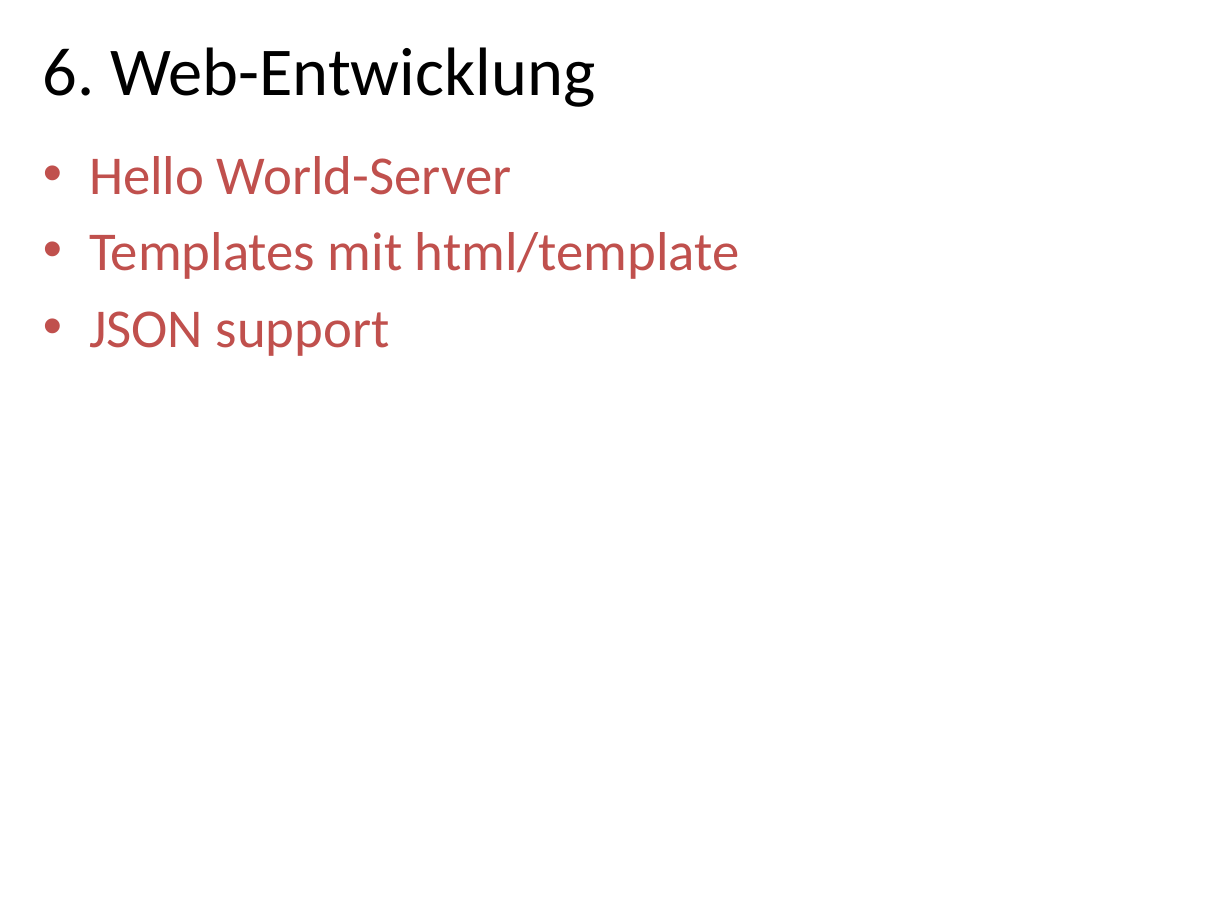
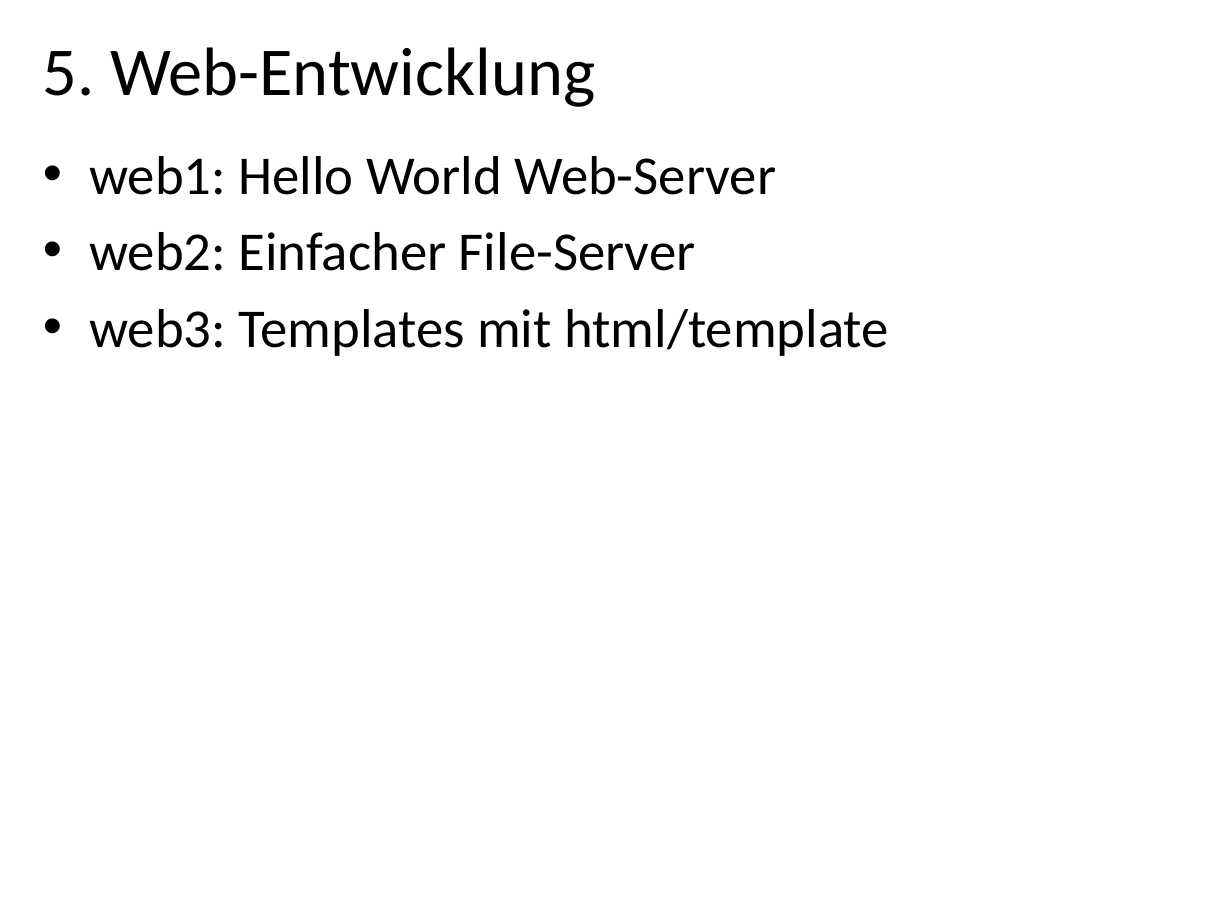
Before and after one commit to danbim/go-talk, a slide deck: slide 25 of intro-to-go.pptx (slide 26 before the commit). Drawn at 1232x924 pixels with LibreOffice and Linux fonts; fonts in the diff are those of the drawing; background and template pictures are left out. Boxes give left, top, right and bottom in pixels: in the first picture for what was removed or moved away, otherwise in the second. Text is boxed around its words. In the diff, an @@ line names an element or a change of style, - is before the commit and + after.

```diff
--- a/intro-to-go.pptx
+++ b/intro-to-go.pptx
@@ title at (43, 47, 595, 107): text changed @@
-6. Web-Entwicklung
+5. Web-Entwicklung
@@ text at (89, 156, 889, 356): text changed; text colour #C0504D to #000000 @@
-• Hello World-Server
-• Templates mit html/template
-• JSON support
+• web1: Hello World Web-Server
+• web2: Einfacher File-Server
+• web3: Templates mit html/template
```
Also in this commit, not shown: 15 other slides changed, 1 slide removed, 1 other file.
